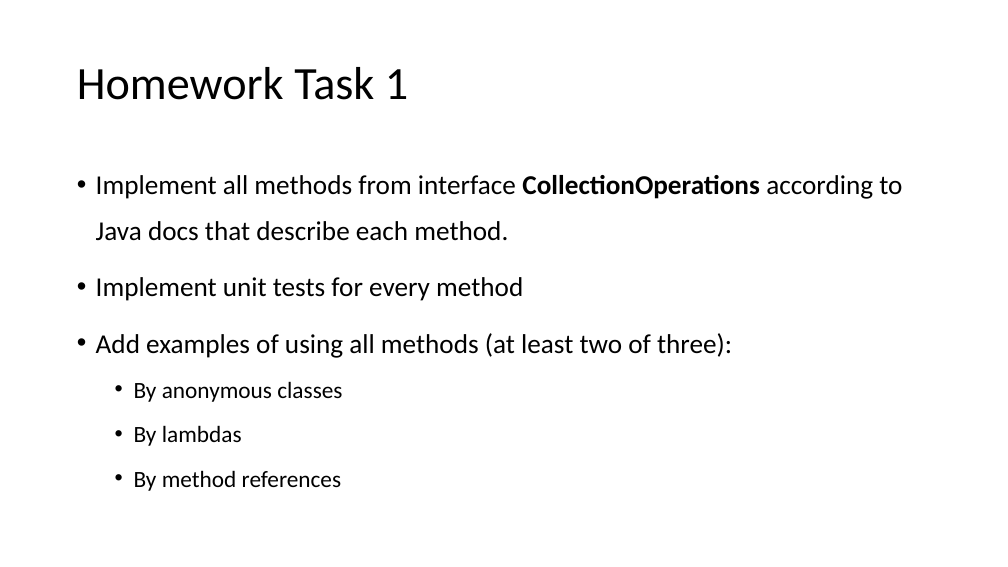
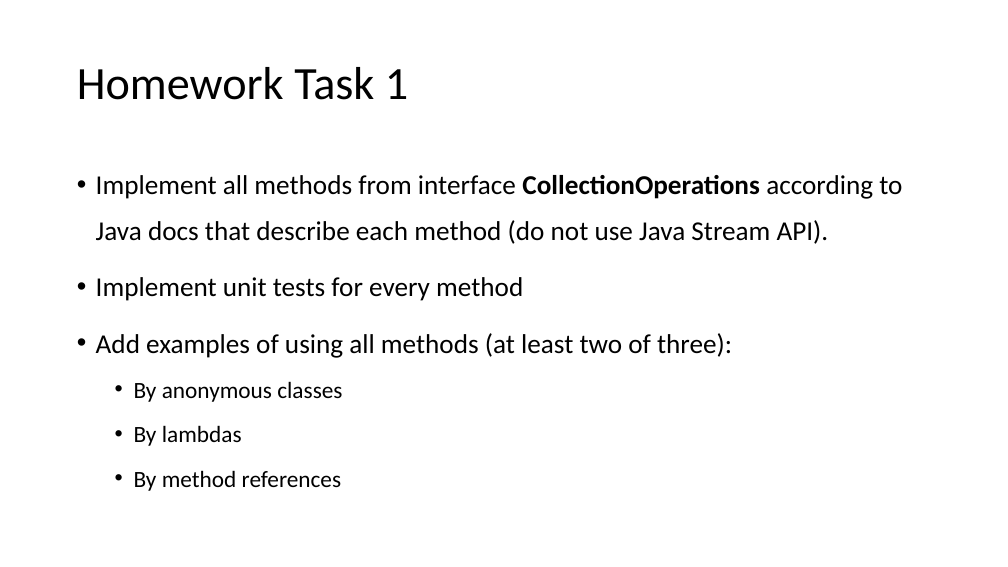
Before and after one commit to brahinets/GeekHub-J4W-8, a slide deck: slide 32 of Lectures/Lesson 08 - Functional Programming.pptx. Drawn at 1008x567 pixels with LibreOffice and Linux fonts; fonts in the diff are those of the drawing. Boxes give left, top, right and bottom in pixels: in the first picture for what was removed or moved away, otherwise in the second. Text is boxed around its words. In the diff, an @@ line names an element or a change of style, - is before the commit and + after.

```diff
--- a/Lectures/Lesson 08 - Functional Programming.pptx
+++ b/Lectures/Lesson 08 - Functional Programming.pptx
@@ text at (96,175,902,244): text changed @@
-• Implement all methods from interface CollectionOperations according to Java docs that describe each method.
+• Implement all methods from interface CollectionOperations according to Java docs that describe each method (do not use Java Stream API).
```
Also in this commit, not shown: 1 other slide changed.
